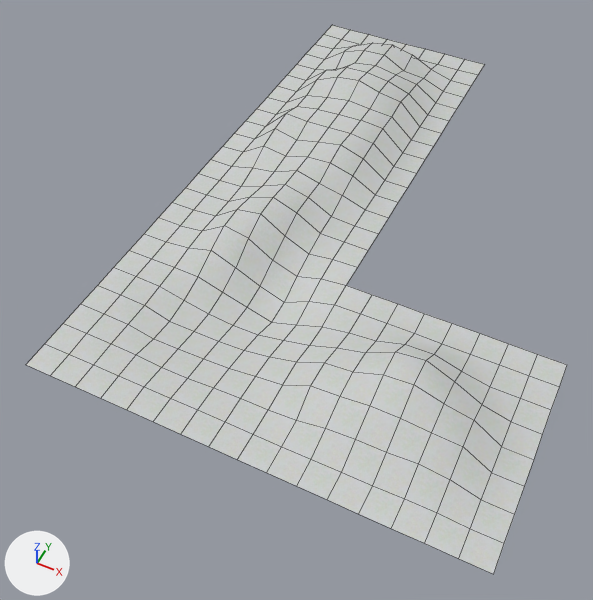
The OBJ model game/models/auto/l_4.obj as it was, and as the next commit left it.
Rendered twice from a 50 mm camera at (729.0, -947.0, 1389.0) aimed at (144.0, 224.0, -75.0). The lights are fixed; the arrows at lower left show +X, +Y and +Z. Mesh edges are drawn as thin lines. Where no turn or scale is listed for an object, it has been applied to the vertices.

In view in the first picture: 'l_4_Cube.019'.
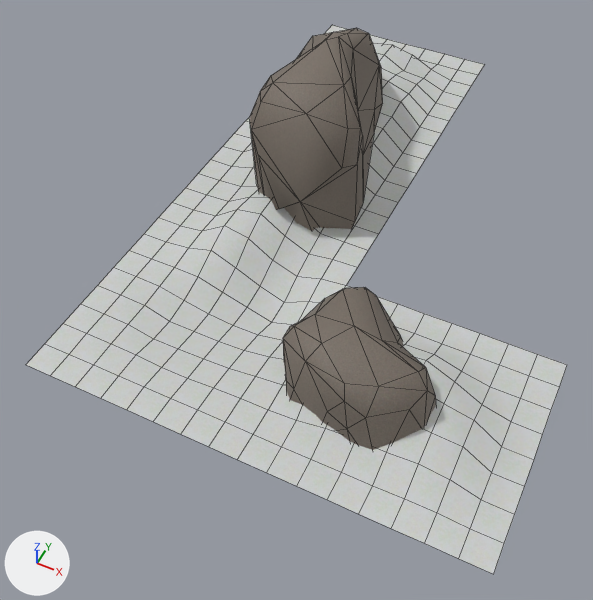
What differs and where, as boxes (x1, y1, x2, y2) in the pictures (593 x 600 px):
part 1 of me_l_4_cube_019, added
    after: (250, 28, 383, 231)
part 2 of me_l_4_cube_019, added
    after: (283, 287, 436, 450)

The edits, one by one:
Picture 'rock.tga' (img_rock_tga) is new.
Material 'textures/dev/ground_rock.tga' (mat_textures_dev_ground_rock_tga) is new.
Its texture is img_rock_tga.
Its roughness is 0.69.
me_l_4_cube_019 is used by ob_l_4_cube_019; location (0.0, 0.0, 0.0).
me_l_4_cube_019 had 297 vertices, 256 faces and spanned x -256.0..768.0, y -256.0..1280.0, z -63.0..94.0.
me_l_4_cube_019 now has 412 vertices, 432 faces and spans x -256.0..768.0, y -256.0..1280.0, z -132.0..352.0.
me_l_4_cube_019 part 1: a new loose piece of 65 vertices spanning x -201.0..198.0, y 349.0..997.0, z -132.0..352.0, in mat_textures_dev_ground_rock_tga (picture img_rock_tga).
me_l_4_cube_019 part 2: a new loose piece of 50 vertices spanning x 224.0..586.0, y -141.0..171.0, z -76.0..179.0, in mat_textures_dev_ground_rock_tga (picture img_rock_tga).
me_l_4_cube_019 now uses material mat_textures_dev_ground_rock_tga (picture img_rock_tga).
